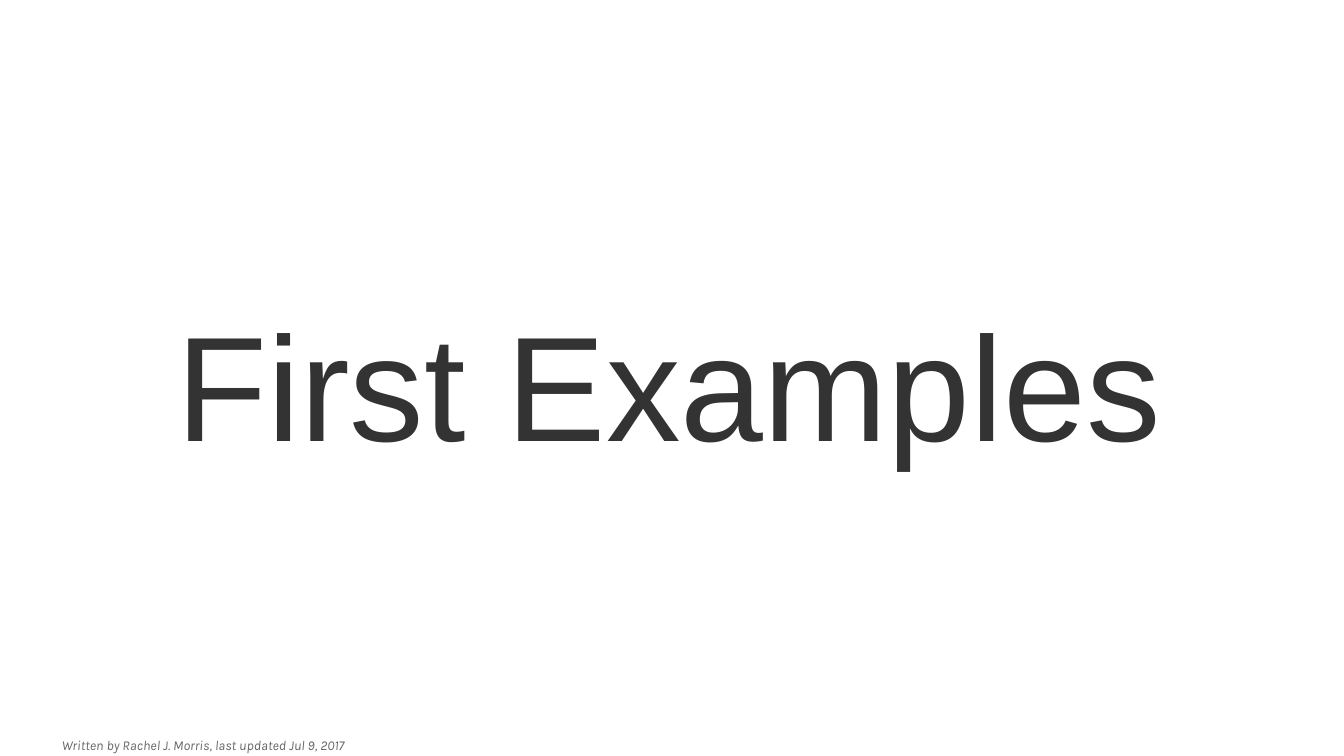
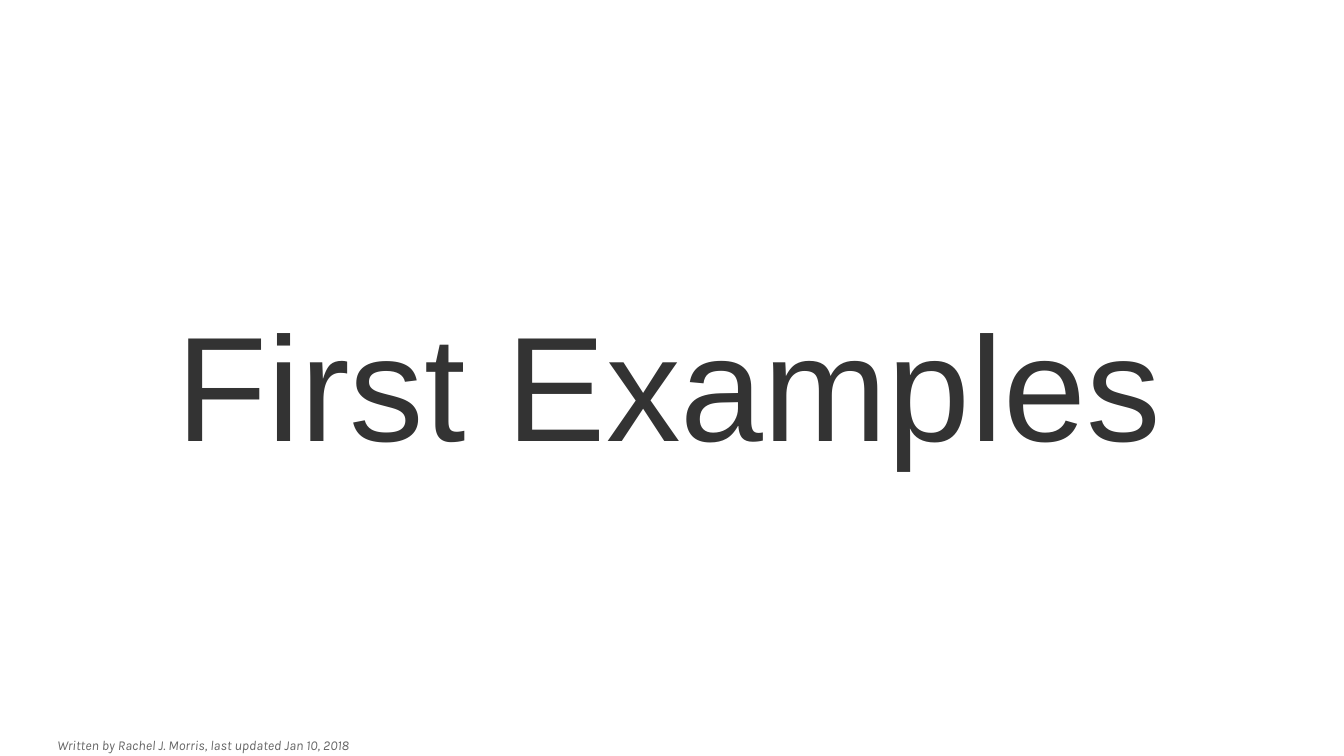
Before and after one commit to mariamhabib/CS250-Data-Structures, a slide deck: slide 1 of Lectures/Slides/zTEMPLATE_16_9.odp. Drawn at 1344x756 pixels with LibreOffice and Linux fonts; fonts in the diff are those of the drawing; background and template pictures are left out. Boxes give left, top, right and bottom in pixels: in the first picture for what was removed or moved away, otherwise in the second. Text is boxed around its words. In the diff, an @@ line names an element or a change of style, - is before the commit and + after.

Commit message:
WIP Lectures

```diff
--- a/Lectures/Slides/zTEMPLATE_16_9.odp
+++ b/Lectures/Slides/zTEMPLATE_16_9.odp
@@ text at (57,741,349,753): text changed @@
-Written by Rachel J. Morris, last updated Jul 9, 2017
+Written by Rachel J. Morris, last updated Jan 10, 2018
```
Also in this commit, not shown: 2 other slides changed, 1 slide added, 6 other files.
